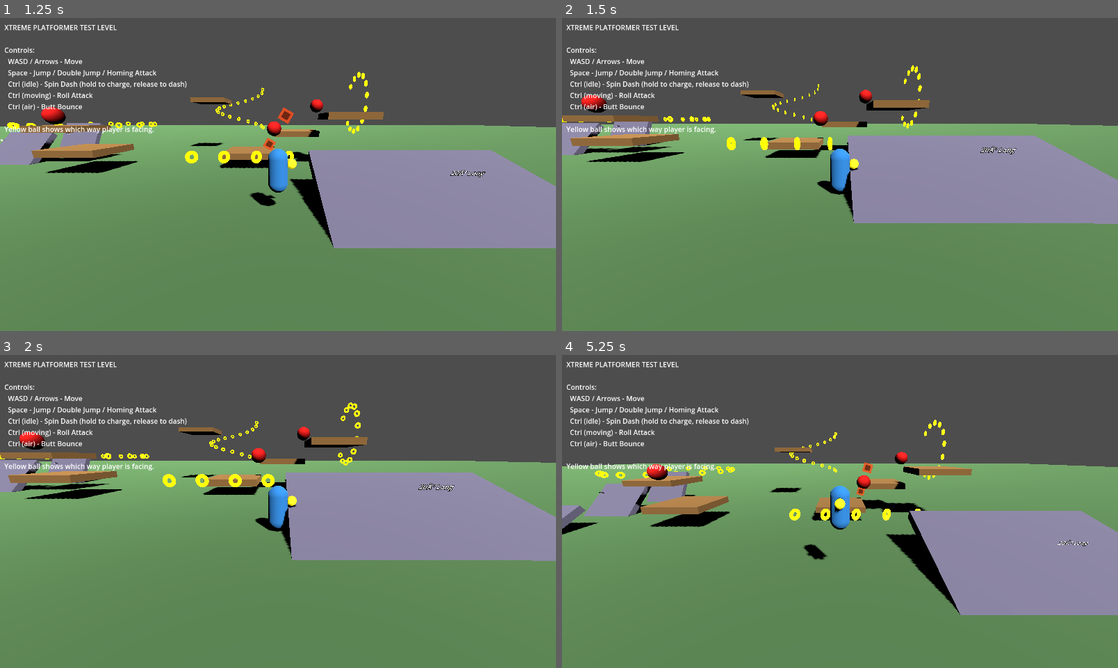
Above: before the commit, frames 1-4 (two rows, left to right).
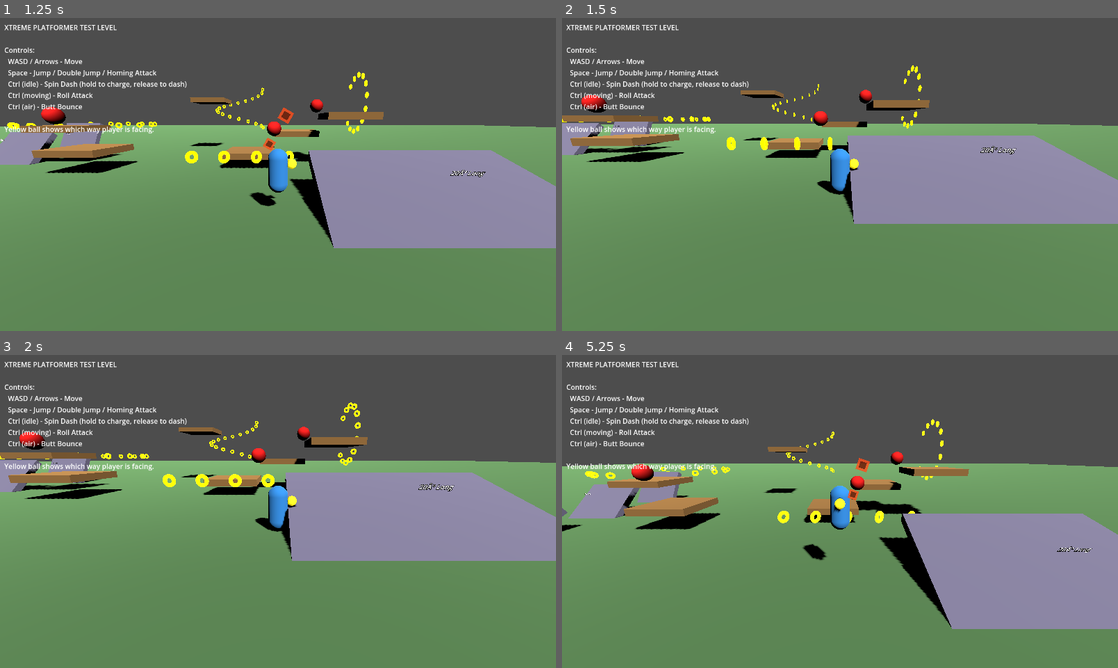
Above: after the commit, the same moments.

Repository: adm-steel-fish/xtreme_level_editor
Game: Godot game, scene res://scenes/test_level.tscn
Same seed, same stepped clock (60 frames per second), same inputs: the game is played once before the commit and once after it.
Inputs (mouse positions are in pixels of both pictures, inside the frame that each line leads up to):
- Up to frame 1 (1.25 s): tap Enter (ui_accept) at 0.5 s; move the mouse to (400, 158) at 0.52 s; hold D (move_right) from 0.53 s (still down); hold Space (jump) from 0.53 s (still down); click (400, 158) at 0.67 s
- Up to frame 2 (1.5 s): release D (move_right) at 1.25 s; release Space (jump) at 1.25 s; drag from (728, 190) to (812, 237) at 1.27 s
- Up to frame 3 (2 s): no input
- Up to frame 4 (5.25 s): move the mouse to (895, 442) at 2.02 s; hold D (move_right) 2.03-2.75 s; hold Space (jump) 2.03-2.75 s; tap 1 at 2.1 s; drag from (812, 574) to (673, 464) at 2.77 s; move the mouse to (1006, 558) at 3.52 s; hold A (move_left) 3.53-4.25 s; hold Space (jump) 3.53-4.25 s; tap 3 at 3.6 s; drag from (673, 464) to (756, 433) at 4.27 s; move the mouse to (867, 511) at 5.02 s; hold S (move_back) from 5.03 s (still down); hold Space (jump) from 5.03 s (still down); tap Z at 5.1 s; click (867, 511) at 5.17 s

Frame 1 is identical in both runs. In frame 2, 0.1% of the frame differs, in the area x 0-99%, y 21-66%; in frame 3, 0.1%; in frame 4, 7.1%, in the area x 0-100%, y 20-88%.

Commit message:
Did I forget to turn in these edits to the Ring Dash system?

Diff:
--- a/scripts/player_controller.gd
+++ b/scripts/player_controller.gd
@@ -85,6 +85,12 @@
 @export var slope_acceleration_factor: float = 15.0
 ## Slope deceleration factor (how much uphill slows you down)
 @export var slope_deceleration_factor: float = 20.0
+## Floor snap length while grounded (smaller values reduce ramp sticking)
+@export var floor_snap_length_ground: float = 0.05
+## Minimum slope angle that can produce a ramp launch (degrees)
+@export var ramp_launch_min_angle: float = 8.0
+## Multiplier for preserved ramp launch speed
+@export var ramp_launch_speed_multiplier: float = 1.0
 #endregion
 
 #region Exported Variables - Jumping
@@ -181,6 +187,8 @@
 @export var light_dash_detection_range: float = 5.0
 ## Speed during light dash
 @export var light_dash_speed: float = 40.0
+## Maximum spacing between rings that can be linked in one trail
+@export var light_dash_link_distance: float = 5.5
 
 @export_group("Rail Grinding")
 ## Base speed on rails
@@ -329,6 +337,8 @@
 # Slope
 var floor_normal: Vector3 = Vector3.UP
 var floor_angle: float = 0.0
+var _last_floor_normal: Vector3 = Vector3.UP
+var _last_ground_horizontal_velocity: Vector3 = Vector3.ZERO
 
 # PERFORMANCE: Cached camera vectors (updated once per frame)
 var _cached_camera_forward: Vector3 = Vector3.FORWARD
@@ -373,7 +383,7 @@
 func _ready() -> void:
 	# Set up floor detection
 	floor_max_angle = deg_to_rad(max_slope_angle)
-	floor_snap_length = 0.5
+	floor_snap_length = floor_snap_length_ground
 
 	# Initialize state
 	_change_state(State.IDLE)
@@ -507,6 +517,8 @@
 	if is_grounded:
 		floor_normal = get_floor_normal()
 		floor_angle = rad_to_deg(acos(clampf(floor_normal.dot(Vector3.UP), -1.0, 1.0)))
+		_last_floor_normal = floor_normal
+		_last_ground_horizontal_velocity = Vector3(velocity.x, 0, velocity.z)
 		coyote_timer = coyote_time
 
 		# Reset air jump when landing
@@ -515,6 +527,10 @@
 	else:
 		floor_normal = Vector3.UP
 		floor_angle = 0.0
+
+		# Preserve tangent momentum only for ground-driven ramp exits (not jump launches)
+		if was_grounded and current_state in [State.IDLE, State.MOVING, State.SKIDDING, State.SPIN_DASH_CHARGE, State.ROLLING]:
+			_apply_ramp_launch_velocity()
 
 		# Coyote time - allow air jump briefly after leaving ground
 		if was_grounded and coyote_timer > 0:
@@ -753,7 +769,6 @@
 	horizontal = horizontal.move_toward(Vector3.ZERO, skid_deceleration * delta)
 	velocity.x = horizontal.x
 	velocity.z = horizontal.z
-	_align_velocity_to_floor()
 
 	# When stopped or nearly stopped, transition to moving in new direction
 	if horizontal.length() < 0.5:
@@ -1345,7 +1360,6 @@
 	horizontal = horizontal.move_toward(target_velocity, ground_acceleration * delta)
 	velocity.x = horizontal.x
 	velocity.z = horizontal.z
-	_align_velocity_to_floor()
 
 
 ## Rotates the player model to face a given direction (for visual feedback)
@@ -1436,7 +1450,6 @@
 
 	velocity.x = horizontal.x
 	velocity.z = horizontal.z
-	_align_velocity_to_floor()
 
 
 func _apply_air_movement(delta: float, control_multiplier: float = 1.0) -> void:
@@ -1474,17 +1487,25 @@
 	return projected.normalized() if projected.length() > 0.001 else Vector3.ZERO
 
 
-func _align_velocity_to_floor() -> void:
-	if not is_grounded or floor_angle <= 0.1:
-		return
-	var horizontal := Vector3(velocity.x, 0, velocity.z)
-	if horizontal.length() < 0.01:
-		return
-	var tangent := horizontal.slide(floor_normal)
+func _apply_ramp_launch_velocity() -> void:
+	var floor_dot := clampf(_last_floor_normal.dot(Vector3.UP), -1.0, 1.0)
+	var slope_angle := rad_to_deg(acos(floor_dot))
+	if slope_angle < ramp_launch_min_angle:
+		return
+
+	var horizontal_speed := _last_ground_horizontal_velocity.length()
+	if horizontal_speed < 0.1:
+		return
+
+	var tangent := _last_ground_horizontal_velocity.slide(_last_floor_normal)
 	if tangent.length() < 0.001:
 		return
-	tangent = tangent.normalized() * horizontal.length()
-	velocity = Vector3(tangent.x, tangent.y, tangent.z)
+
+	tangent = tangent.normalized() * horizontal_speed * ramp_launch_speed_multiplier
+	velocity.x = tangent.x
+	velocity.z = tangent.z
+	if tangent.y > velocity.y:
+		velocity.y = tangent.y
 #endregion
 
 
@@ -1758,57 +1779,157 @@
 
 
 func _build_light_dash_path(start: Node3D) -> Array[Node3D]:
-	var path: Array[Node3D] = []
+	var path: Array[Node3D] = [start]
 	var tree := get_tree()
 	if not tree:
 		return path
-	var currencies = tree.get_nodes_in_group("currency")
-
-	# Get player facing direction (use camera forward as fallback)
-	var facing = Vector3(velocity.x, 0, velocity.z).normalized()
-	if facing.length() < 0.1 and camera:
-		facing = -camera.global_transform.basis.z
-		facing.y = 0
-		facing = facing.normalized()
-
-	# Start building path
-	var current = start
-	var visited: Array[Node3D] = []
-
-	while current:
+
+	var currencies: Array[Node3D] = []
+	for currency in tree.get_nodes_in_group("currency"):
+		if is_instance_valid(currency) and currency is Node3D:
+			currencies.append(currency as Node3D)
+
+	var component: Array[Node3D] = _collect_light_dash_component(start, currencies, light_dash_link_distance)
+	if component.size() <= 1:
+		return path
+
+	var adjacency: Dictionary = _build_light_dash_adjacency(component, light_dash_link_distance)
+	var start_id := start.get_instance_id()
+	var start_neighbors: Array[Node3D] = []
+	for neighbor in adjacency.get(start_id, []):
+		if is_instance_valid(neighbor) and neighbor is Node3D:
+			start_neighbors.append(neighbor as Node3D)
+
+	var preferred_direction: Vector3 = _get_light_dash_preferred_direction()
+	var visited: Dictionary = {start_id: true}
+	var previous: Node3D = start
+	var current: Node3D = _choose_light_dash_neighbor(start, start_neighbors, preferred_direction)
+
+	while current and is_instance_valid(current):
+		var current_id := current.get_instance_id()
+		if visited.has(current_id):
+			break
+
 		path.append(current)
-		visited.append(current)
-
-		# Find next currency in roughly the same direction
-		var best_next: Node3D = null
-		var best_score: float = -1.0
+		visited[current_id] = true
+
+		var next_candidates: Array[Node3D] = []
+		for candidate in adjacency.get(current_id, []):
+			if is_instance_valid(candidate) and candidate is Node3D:
+				next_candidates.append(candidate as Node3D)
+
+		var travel_direction := current.global_position - previous.global_position
+		var current_node := current
+		current = _choose_light_dash_neighbor(current_node, next_candidates, travel_direction, previous, visited)
+		previous = current_node
+
+	return path
+
+
+func _collect_light_dash_component(start: Node3D, currencies: Array[Node3D], link_distance: float) -> Array[Node3D]:
+	var component: Array[Node3D] = []
+	var frontier: Array[Node3D] = [start]
+	var visited: Dictionary = {start.get_instance_id(): true}
+
+	while not frontier.is_empty():
+		var current: Node3D = frontier.pop_back()
+		component.append(current)
 
 		for currency in currencies:
-			if currency in visited:
+			var currency_id := currency.get_instance_id()
+			if visited.has(currency_id):
 				continue
-			if not is_instance_valid(currency) or not currency is Node3D:
+
+			if current.global_position.distance_to(currency.global_position) <= link_distance:
+				visited[currency_id] = true
+				frontier.append(currency)
+
+	return component
+
+
+func _build_light_dash_adjacency(component: Array[Node3D], link_distance: float) -> Dictionary:
+	var adjacency: Dictionary = {}
+
+	for node in component:
+		var first_neighbor: Node3D = null
+		var second_neighbor: Node3D = null
+		var first_distance := INF
+		var second_distance := INF
+
+		for other in component:
+			if other == node:
 				continue
 
-			var to_currency = currency.global_position - current.global_position
-			var distance = to_currency.length()
-
-			# Must be within reasonable chaining distance
-			if distance > light_dash_detection_range * 2:
+			var distance := node.global_position.distance_to(other.global_position)
+			if distance > link_distance:
 				continue
 
-			# Prefer currencies in the facing direction
-			var direction = to_currency.normalized()
-			var dot = facing.dot(Vector3(direction.x, 0, direction.z).normalized())
-
-			if dot > 0.3:  # Roughly forward
-				var score = dot / (1.0 + distance * 0.1)
-				if score > best_score:
-					best_score = score
-					best_next = currency
-
-		current = best_next
-
-	return path
+			if distance < first_distance:
+				second_distance = first_distance
+				second_neighbor = first_neighbor
+				first_distance = distance
+				first_neighbor = other
+			elif distance < second_distance:
+				second_distance = distance
+				second_neighbor = other
+
+		var neighbors: Array[Node3D] = []
+		if first_neighbor:
+			neighbors.append(first_neighbor)
+		if second_neighbor:
+			neighbors.append(second_neighbor)
+
+		adjacency[node.get_instance_id()] = neighbors
+
+	return adjacency
+
+
+func _get_light_dash_preferred_direction() -> Vector3:
+	var preferred := Vector3(velocity.x, 0, velocity.z)
+	if preferred.length() < 0.1 and world_input_direction.length() > 0.1:
+		preferred = world_input_direction
+	if preferred.length() < 0.1 and camera:
+		preferred = -camera.global_transform.basis.z
+		preferred.y = 0.0
+
+	return preferred.normalized() if preferred.length() > 0.001 else Vector3.ZERO
+
+
+func _choose_light_dash_neighbor(
+	origin: Node3D,
+	candidates: Array[Node3D],
+	preferred_direction: Vector3,
+	avoid_node: Node3D = null,
+	visited: Dictionary = {}
+) -> Node3D:
+	var best_neighbor: Node3D = null
+	var best_score := -INF
+	var preferred: Vector3 = preferred_direction.normalized() if preferred_direction.length() > 0.001 else Vector3.ZERO
+
+	for candidate in candidates:
+		if not candidate or not is_instance_valid(candidate):
+			continue
+		if candidate == avoid_node:
+			continue
+
+		var candidate_id := candidate.get_instance_id()
+		if visited.has(candidate_id):
+			continue
+
+		var to_candidate := candidate.global_position - origin.global_position
+		var distance := to_candidate.length()
+		if distance < 0.001 or distance > light_dash_link_distance:
+			continue
+
+		var direction := to_candidate.normalized()
+		var alignment := preferred.dot(direction) if preferred.length() > 0.001 else 0.0
+		var score := alignment * 2.0 - distance * 0.15
+
+		if score > best_score:
+			best_score = score
+			best_neighbor = candidate
+
+	return best_neighbor
 
 
 func _end_light_dash() -> void:
